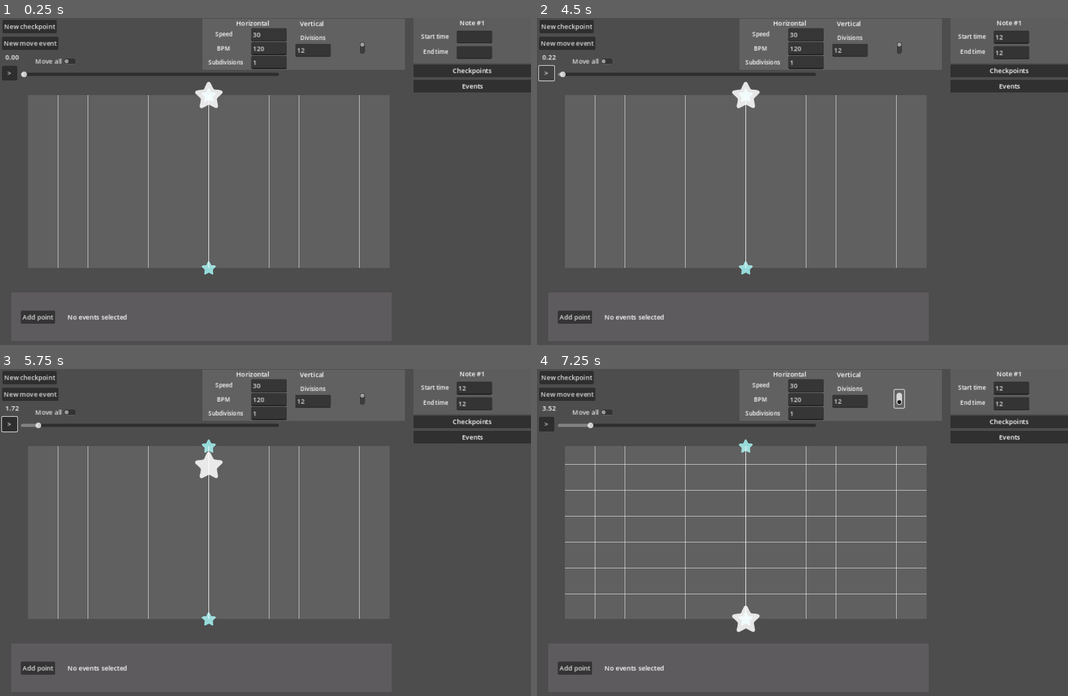
Above: before the commit, frames 1-4 (two rows, left to right).
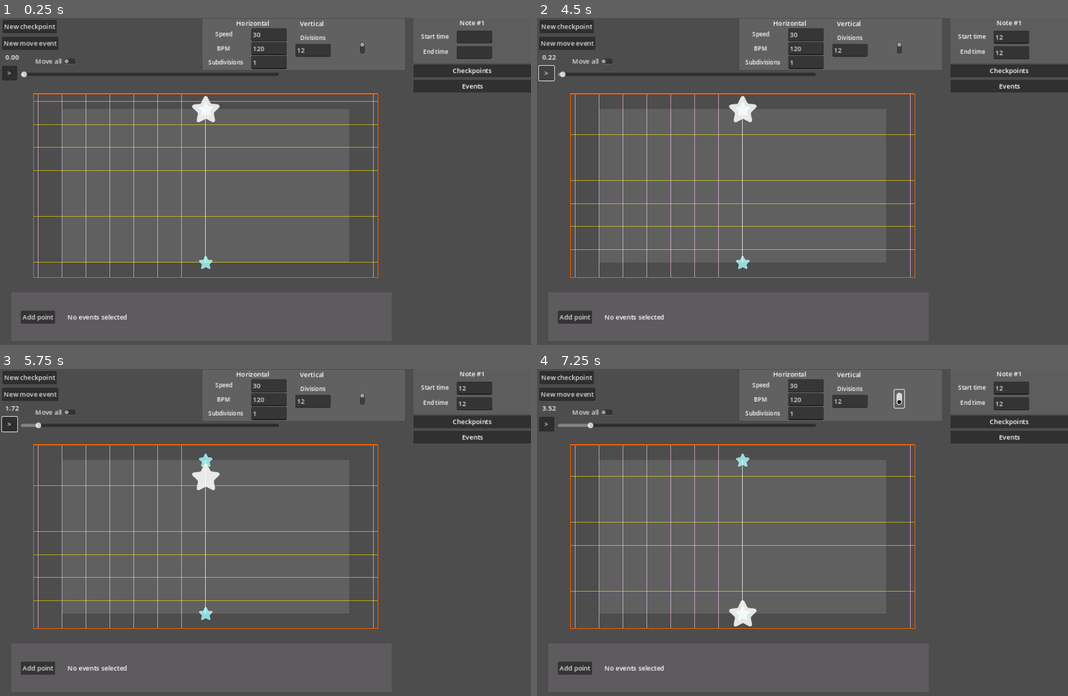
Above: after the commit, the same moments.

Repository: Punjidixie/Project-Prelude-Editor
Game: Godot game, scene res://main/main.tscn
Two runs of this game, one before a commit and one after it. Both use one fixed random seed, a clock stepped at 60 frames per second and the inputs below.
Inputs (mouse positions are in pixels of both pictures, inside the frame that each line leads up to):
- Up to frame 1 (0.25 s): no input
- Up to frame 2 (4.5 s): click (1009, 37) at 0.52 s; type "12" at 0.6 s; click (1009, 53) at 0.75 s; type "12" at 0.83 s; click "New checkpoint" at 1.25 s; click "New checkpoint" at 2 s; click "New move event" at 2.75 s; click "New move event" at 3.5 s; click ">" at 4.25 s
- Up to frame 3 (5.75 s): click "Move all" at 5 s
- Up to frame 4 (7.25 s): click "Add point" at 5.75 s; click (898, 398) at 6.52 s

The runs differ from the first frame. In frame 1, 2.8% of the frame differs, in the area x 6-72%, y 19-80%; in frame 2, 2.7%; in frame 3, 2.7%; in frame 4, 3.2%, in the area x 5-74%, y 21-81%.

Commit message:
implemented grid borders

Diff:
--- a/main/main.tscn
+++ b/main/main.tscn
@@ -27,16 +27,23 @@
 notes = NodePath("Notes")
 play_area = NodePath("CanvasLayer/Control/MainEditor/PlayArea")
 
-[node name="GridDrawer" type="Node" parent="." node_paths=PackedStringArray("horizontal_lines", "vertical_lines")]
+[node name="GridDrawer" type="Node" parent="." node_paths=PackedStringArray("horizontal_lines", "vertical_lines", "border_lines")]
 script = ExtResource("2_fs1ln")
-horizontal_line_color = Color(1, 1, 1, 0.584314)
+horizontal_line_color = Color(1, 0.815686, 1, 0.584314)
 horizontal_line_width = 1.0
+vertical_line_color = Color(0.886275, 0.792157, 0.0392157, 0.694118)
+vertical_line_width = 1.0
+border_line_color = Color(0.928453, 0.371759, 3.85046e-07, 1)
+border_line_width = 2.0
 horizontal_lines = NodePath("HorizontalLines")
 vertical_lines = NodePath("VerticalLines")
+border_lines = NodePath("BorderLines")
 
 [node name="HorizontalLines" type="Node" parent="GridDrawer"]
 
 [node name="VerticalLines" type="Node" parent="GridDrawer"]
+
+[node name="BorderLines" type="Node" parent="GridDrawer"]
 
 [node name="Notes" type="Node" parent="."]
 
@@ -196,10 +203,10 @@
 [node name="PlayArea" type="ColorRect" parent="CanvasLayer/Control/MainEditor"]
 layout_mode = 1
 anchors_preset = -1
-anchor_left = 0.0181564
-anchor_top = 0.194286
-anchor_right = 1.00279
-anchor_bottom = 0.752857
+anchor_left = 0.102823
+anchor_top = 0.2375
+anchor_right = 0.903226
+anchor_bottom = 0.73625
 offset_left = 50.0
 offset_top = 33.0
 offset_right = -41.0
@@ -353,6 +360,7 @@
 vertical_alignment = 1
 
 [node name="SubdivisionLabel" type="Label" parent="CanvasLayer/Control/GridController/HorizontalDynamic"]
+layout_mode = 0
 offset_left = 15.0
 offset_top = 95.0
 offset_right = 100.0
@@ -362,6 +370,7 @@
 vertical_alignment = 1
 
 [node name="SpeedLabel" type="Label" parent="CanvasLayer/Control/GridController/HorizontalDynamic"]
+layout_mode = 0
 offset_left = 19.0
 offset_top = 26.0
 offset_right = 87.0
@@ -372,6 +381,7 @@
 vertical_alignment = 1
 
 [node name="BpmLabel" type="Label" parent="CanvasLayer/Control/GridController/HorizontalDynamic"]
+layout_mode = 0
 offset_left = 18.0
 offset_top = 61.0
 offset_right = 86.0
@@ -382,18 +392,21 @@
 vertical_alignment = 1
 
 [node name="SpeedInputBox" type="LineEdit" parent="CanvasLayer/Control/GridController/HorizontalDynamic"]
+layout_mode = 0
 offset_left = 120.0
 offset_top = 23.0
 offset_right = 207.0
 offset_bottom = 54.0
 
 [node name="BpmInputBox" type="LineEdit" parent="CanvasLayer/Control/GridController/HorizontalDynamic"]
+layout_mode = 0
 offset_left = 120.0
 offset_top = 57.0
 offset_right = 207.0
 offset_bottom = 88.0
 
 [node name="SubdivisionsInputBox" type="LineEdit" parent="CanvasLayer/Control/GridController/HorizontalDynamic"]
+layout_mode = 0
 offset_left = 120.0
 offset_top = 91.0
 offset_right = 207.0
@@ -406,12 +419,14 @@
 offset_bottom = 109.0
 
 [node name="DivisionsInputBox" type="LineEdit" parent="CanvasLayer/Control/GridController/HorizontalStatic"]
+layout_mode = 0
 offset_left = 79.0
 offset_top = 61.0
 offset_right = 166.0
 offset_bottom = 92.0
 
 [node name="DivisionsLabel" type="Label" parent="CanvasLayer/Control/GridController/HorizontalStatic"]
+layout_mode = 0
 offset_left = 80.0
 offset_top = 36.0
 offset_right = 165.0
@@ -429,12 +444,14 @@
 offset_bottom = 110.0
 
 [node name="DivisionsInputBox" type="LineEdit" parent="CanvasLayer/Control/GridController/Vertical"]
+layout_mode = 0
 offset_left = 37.0
 offset_top = 60.0
 offset_right = 124.0
 offset_bottom = 91.0
 
 [node name="DivisionsLabel" type="Label" parent="CanvasLayer/Control/GridController/Vertical"]
+layout_mode = 0
 offset_left = 37.0
 offset_top = 34.0
 offset_right = 122.0
@@ -461,6 +478,7 @@
 text = "Horizontal"
 
 [node name="VerticalLabel" type="Label" parent="CanvasLayer/Control/GridController"]
+layout_mode = 0
 offset_left = 228.0
 offset_right = 309.0
 offset_bottom = 23.0
--- a/notes/drag_detector.gd
+++ b/notes/drag_detector.gd
@@ -6,6 +6,7 @@
 var mouse_in = false # to be able to start following mouse
 var drag_position : Vector2 # the local mouse position where it started to get dragged
 @export var action_name: String = "left_click"
+@export var ignore_snap: bool = false
 
 signal on_clicked()
 signal on_dragged(amount: Vector2)
@@ -23,14 +24,20 @@
 			on_clicked.emit()
 
 	if following_mouse:
+		# Given the current mouse position, where should the parent be? Emit the move signal.
+		# On the next frame if the mouse is not moved, the parent would be where it should be.
+		# Amount moved emitted would be zero.
 		var parent_global_position = self.global_position + Vector2(1, 1) * (size / 2)
 		var drag_position_parent = drag_position - Vector2(1, 1) * (size / 2) # relative to the parent
 
 		# New global position OF THE PARENT
 		var new_global_position = get_global_mouse_position() - drag_position_parent
-		var snapped_new_global_position = GridUtils.get_closest_intersection(new_global_position)
+		var amount_moved: Vector2
 
-		var amount_moved = snapped_new_global_position - parent_global_position
+		if ignore_snap == false:
+			new_global_position = GridUtils.get_snapped_position(new_global_position)
+
+		amount_moved = new_global_position - parent_global_position
 		on_dragged.emit(amount_moved)
 		if Input.is_action_just_released(action_name):
 			following_mouse = false
--- a/notes/note_events/path_points/path_point.tscn
+++ b/notes/note_events/path_points/path_point.tscn
@@ -53,3 +53,4 @@
 mouse_filter = 1
 script = ExtResource("3_loxqh")
 action_name = "right_click"
+ignore_snap = true
--- a/singletons/global_manager.gd
+++ b/singletons/global_manager.gd
@@ -16,5 +16,7 @@
 var horizontal_divisions: int = 1
 var vertical_divisions: int = 12
 var is_static_grid: bool = false
+var snap_vertical: bool = true
+var snap_horizontal: bool = true
 
 var time_offset: float = 0 # The time the first beat / chart starts
--- a/singletons/godot_utils.gd
+++ b/singletons/godot_utils.gd
@@ -10,3 +10,27 @@
 	children.sort_custom(sorting_func)
 	for child in children: node.remove_child(child)
 	for child in children: node.add_child(child)
+
+# Get the number in an array closest to the target number.
+func get_closest_number(numbers: Array, target: float) -> float:
+	var selected_number = numbers[0]
+	var min_difference = abs(target - selected_number)
+
+	for i in range(1, numbers.size()):
+		var difference = abs(target - numbers[i])
+		if difference < min_difference:
+			selected_number = numbers[i]
+			min_difference = difference
+
+	return selected_number
+
+# Play positions
+func create_line(point_1: Vector2, point_2: Vector2, width: float, color: Color) -> Line2D:
+	var l = Line2D.new()
+	l.width = width
+	l.default_color = color
+
+	l.add_point(PlayAreaUtils.get_world_position(point_1))
+	l.add_point(PlayAreaUtils.get_world_position(point_2))
+
+	return l
--- a/singletons/grid_utils.gd
+++ b/singletons/grid_utils.gd
@@ -1,4 +1,13 @@
 extends Node
+
+const lower_left_extension = Vector2(10, 10)
+const upper_right_extension = Vector2(10, 10)
+
+func get_lower_left_border() -> Vector2:
+	return -lower_left_extension
+
+func get_upper_right_border() -> Vector2:
+	return Vector2.ONE * PlayAreaUtils.scale_factor + upper_right_extension
 
 # Play position!
 func get_next_beat_y_position():
@@ -22,9 +31,9 @@
 	# time * (beats per sec)
 	return (time - GlobalManager.time_offset) * (GlobalManager.bpm / 60)
 
-func get_closest_intersection(world_position: Vector2):
+func get_snapped_position(world_position: Vector2):
 	# On each axis, how far away is the position from the reference position?
-	# And how many multiples of the gap per line is that?
+	# And how many multiples of the gap per line is that? Yeah. I'll round it.
 
 	var play_position = PlayAreaUtils.get_play_position(world_position)
 
@@ -39,13 +48,29 @@
 		gap_per_line.y = float(PlayAreaUtils.scale_factor) / float(GlobalManager.horizontal_divisions)
 	else:
 		reference_position.y = get_next_beat_y_position()
-		gap_per_line.y = get_units_per_beat() * GlobalManager.subdivisions
+		gap_per_line.y = get_units_per_beat() / GlobalManager.subdivisions
 
 	# Calculate
 	var delta_position = play_position - reference_position
-	# How many multiples of gap per line?
+	# Find how many multiples of gap there are per line.
 	var closest_multiple = Vector2(round(delta_position.x / gap_per_line.x), round(delta_position.y / gap_per_line.y))
 
-	var closest = reference_position + closest_multiple * gap_per_line
+	# Snap to the grid.
+	var closest_intersection = reference_position + closest_multiple * gap_per_line
+
+	# Check if it's closer to the border lines.
+	# Why snap to the border here too?
+	# If we only rely on border limiting, we would have to wait until the position gets snapped somewhere outside the border for the limiting to take place.
+	var closest = get_border_snapped_position(closest_intersection, play_position)
+
 
 	return PlayAreaUtils.get_world_position(closest)
+
+# If the original position is somehow closer to the border than the grid, snap to the border instead.
+func get_border_snapped_position(grid_position: Vector2, original_position: Vector2):
+	var output = original_position
+
+	var closest_y = GodotUtils.get_closest_number([get_upper_right_border().y, get_lower_left_border().y, grid_position.y], original_position.y)
+	var closest_x = GodotUtils.get_closest_number([get_upper_right_border().x, get_lower_left_border().x, grid_position.x], original_position.x)
+
+	return Vector2(closest_x, closest_y)
--- a/ui/grid/grid_drawer.gd
+++ b/ui/grid/grid_drawer.gd
@@ -3,87 +3,72 @@
 @export var horizontal_line_color: Color
 @export var horizontal_line_width: float
 
+@export var vertical_line_color: Color
+@export var vertical_line_width: float
+
+@export var border_line_color: Color
+@export var border_line_width: float
+
 @export var horizontal_lines: Node
 @export var vertical_lines: Node
+@export var border_lines: Node
 
 # Called when the node enters the scene tree for the first time.
 func _ready():
-	SignalManager.on_time_auto_updated.connect(update_horizontal)
-	SignalManager.on_time_manual_updated.connect(update_horizontal)
+	SignalManager.on_time_auto_updated.connect(on_time_updated)
+	SignalManager.on_time_manual_updated.connect(on_time_updated)
 	SignalManager.on_grid_drawer_needs_update.connect(update)
 	get_tree().get_root().size_changed.connect(update)
 
 func update():
 	update_horizontal()
 	update_vertical()
+	update_border()
+
+func on_time_updated():
+	if GlobalManager.is_static_grid == false:
+		update_horizontal()
+
+func update_border():
+	GodotUtils.delete_all_children(border_lines)
+	# Left border
+	var left_line = GodotUtils.create_line(Vector2(GridUtils.get_lower_left_border().x, GridUtils.get_lower_left_border().y), Vector2(GridUtils.get_lower_left_border().x, GridUtils.get_upper_right_border().y), border_line_width, border_line_color)
+	# Right border
+	var right_line = GodotUtils.create_line(Vector2(GridUtils.get_upper_right_border().x, GridUtils.get_lower_left_border().y), Vector2(GridUtils.get_upper_right_border().x, GridUtils.get_upper_right_border().y), border_line_width, border_line_color)
+	# Top border
+	var top_line = GodotUtils.create_line(Vector2(GridUtils.get_lower_left_border().x, GridUtils.get_upper_right_border().y), Vector2(GridUtils.get_upper_right_border().x, GridUtils.get_upper_right_border().y), border_line_width, border_line_color)
+	# Bottom border
+	var bottom_line = GodotUtils.create_line(Vector2(GridUtils.get_lower_left_border().x, GridUtils.get_lower_left_border().y), Vector2(GridUtils.get_upper_right_border().x, GridUtils.get_lower_left_border().y), border_line_width, border_line_color)
+	for line in [left_line, right_line, top_line, bottom_line]: border_lines.add_child(line)
+
+
+func update_vertical():
+	GodotUtils.delete_all_children(vertical_lines)
+	var gap_per_line = PlayAreaUtils.scale_factor / float(GlobalManager.vertical_divisions)
+	var num_lines_right: int = (GridUtils.get_upper_right_border().x) / gap_per_line
+	var num_lines_left: int = (-GridUtils.get_lower_left_border().x) / gap_per_line
+	for i in range(-num_lines_left, num_lines_right + 1):
+		var line_x: float = i * gap_per_line
+		var line = GodotUtils.create_line(Vector2(line_x, GridUtils.get_lower_left_border().y), Vector2(line_x, GridUtils.get_upper_right_border().y), horizontal_line_width, horizontal_line_color)
+		vertical_lines.add_child(line)
+
 
 func update_horizontal():
-	if GlobalManager.is_static_grid:
-		update_horizontal_static()
+	GodotUtils.delete_all_children(horizontal_lines)
+
+	var gap_per_line: float
+	var origin_y: float
+
+	if GlobalManager.is_static_grid == false:
+		gap_per_line = GridUtils.get_units_per_beat() / GlobalManager.subdivisions
+		origin_y = GridUtils.get_next_beat_y_position()
 	else:
-		update_horizontal_dynamic()
+		gap_per_line = PlayAreaUtils.scale_factor / float(GlobalManager.horizontal_divisions)
+		origin_y = 0
 
-func update_horizontal_dynamic():
-	GodotUtils.delete_all_children(vertical_lines)
-	var next_beat_y_position = GridUtils.get_next_beat_y_position()
-	var gap = GridUtils.get_units_per_beat()
-	var i = 0 # For the ith line
-	while true:
-		var line_y = next_beat_y_position + gap * i
-		if line_y > 100: break
-
-		# Create a new line
-		var l = Line2D.new()
-		vertical_lines.add_child(l)
-		l.width = horizontal_line_width
-		l.default_color = horizontal_line_color
-		l.add_point(PlayAreaUtils.get_world_position(Vector2(0, line_y)))
-		l.add_point(PlayAreaUtils.get_world_position(Vector2(100, line_y)))
-
-		i += 1
-
-func update_horizontal_static():
-	GodotUtils.delete_all_children(horizontal_lines)
-	var i = 0
-	while true:
-
-		var line_y: float = 100 * (float(i) / float(GlobalManager.horizontal_divisions))
-		if line_y > 100: break
-
-		# Create a new line
-		var l = Line2D.new()
-		horizontal_lines.add_child(l)
-		l.width = horizontal_line_width
-		l.default_color = horizontal_line_color
-
-		l.add_point(PlayAreaUtils.get_world_position(Vector2(0, line_y)))
-		l.add_point(PlayAreaUtils.get_world_position(Vector2(100, line_y)))
-
-		i += 1
-
-func update_vertical():
-	GodotUtils.delete_all_children(horizontal_lines)
-	var i = 0
-	while true:
-
-		var line_x: float = 100 * (float(i) / float(GlobalManager.vertical_divisions))
-		if line_x > 100: break
-
-		# Create a new line
-		var l = Line2D.new()
-		horizontal_lines.add_child(l)
-		l.width = horizontal_line_width
-		l.default_color = horizontal_line_color
-
-		l.add_point(PlayAreaUtils.get_world_position(Vector2(line_x, 0)))
-		l.add_point(PlayAreaUtils.get_world_position(Vector2(line_x, 100)))
-
-		i += 1
-
-func get_time_from_beat(beat: float):
-	# beat * (seconds per beat)
-	return beat / (GlobalManager.bpm / 60) + GlobalManager.time_offset
-
-func get_beat_from_time(time: float):
-	# time * (beats per sec)
-	return (time - GlobalManager.time_offset) * (GlobalManager.bpm / 60)
+	var num_lines_up: int = (GridUtils.get_upper_right_border().y - origin_y) / gap_per_line
+	var num_lines_down: int = (origin_y - GridUtils.get_lower_left_border().y) / gap_per_line
+	for i in range(-num_lines_down, num_lines_up + 1):
+		var line_y: float = origin_y + i * gap_per_line
+		var line = GodotUtils.create_line(Vector2(GridUtils.get_lower_left_border().x, line_y), Vector2(GridUtils.get_upper_right_border().x, line_y), vertical_line_width, vertical_line_color)
+		horizontal_lines.add_child(line)
